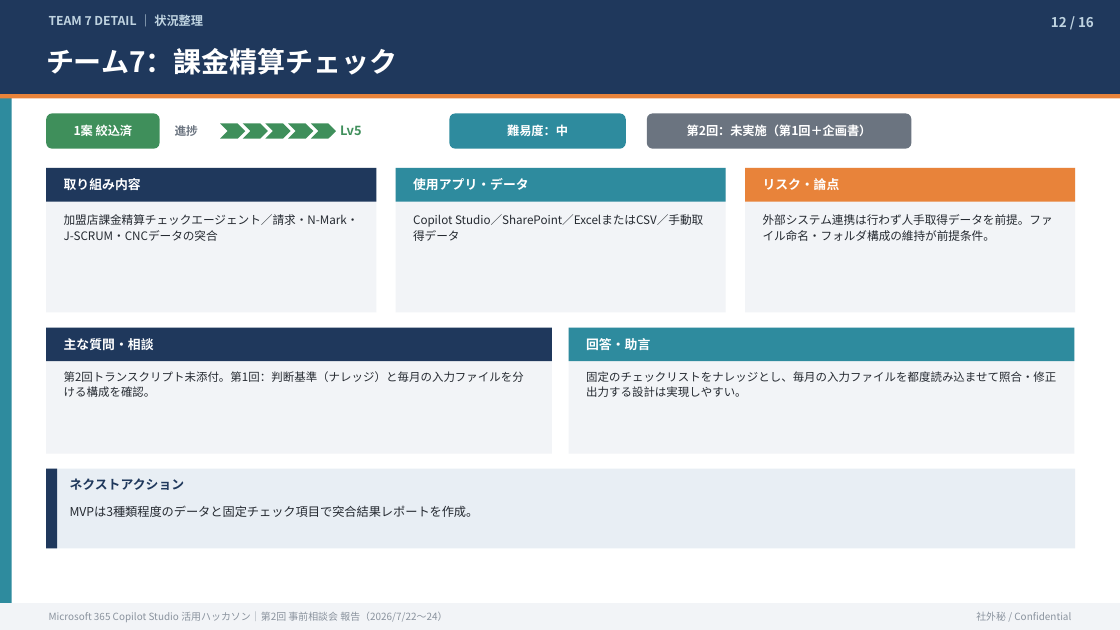
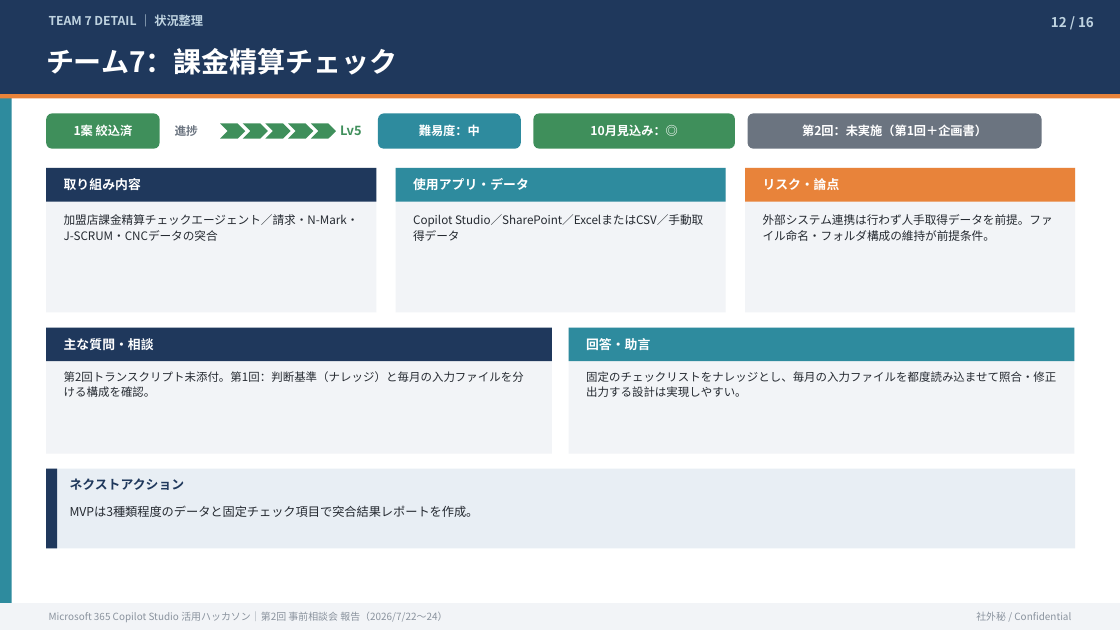
Before and after one commit to takuyanakamura881awc-beep/awc-naka881-repo, a slide deck: slide 12 of reports/CopilotStudio_ハッカソン_事前相談会②_状況報告_20260724.pptx. Drawn at 1120x630 pixels with LibreOffice and Linux fonts; fonts in the diff are those of the drawing. Boxes give left, top, right and bottom in pixels: in the first picture for what was removed or moved away, otherwise in the second. Text is boxed around its words. In the diff, an @@ line names an element or a change of style, - is before the commit and + after.

```diff
--- a/reports/CopilotStudio_ハッカソン_事前相談会②_状況報告_20260724.pptx
+++ b/reports/CopilotStudio_ハッカソン_事前相談会②_状況報告_20260724.pptx
@@ rounded rectangle "難易度：中": place and size @@
-rounded rectangle "難易度：中" at (450, 113, 626, 149)
+rounded rectangle "難易度：中" at (378, 113, 521, 149)
@@ rounded rectangle added at (534, 113, 735, 149), fill #3F8F5B, 10.5 pt, text #FFFFFF, bold @@
+10月見込み：◎
@@ rounded rectangle "第2回：未実施（第1回＋企画書）": place and size @@
-rounded rectangle "第2回：未実施（第1回＋企画書）" at (647, 113, 912, 149)
+rounded rectangle "第2回：未実施（第1回＋企画書）" at (748, 113, 1042, 149)
```
Also in this commit, not shown: 13 other slides changed, 1 other file.
